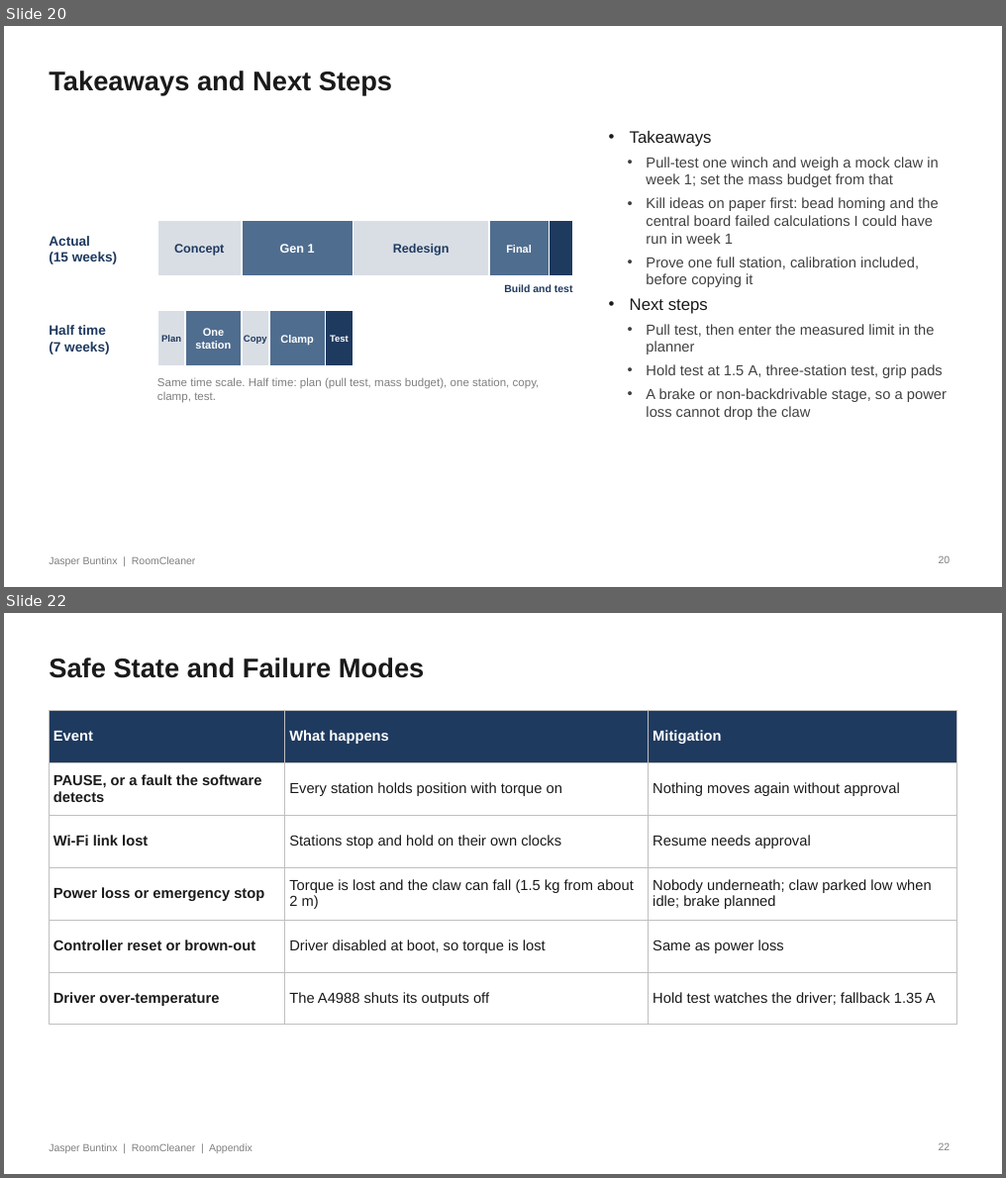
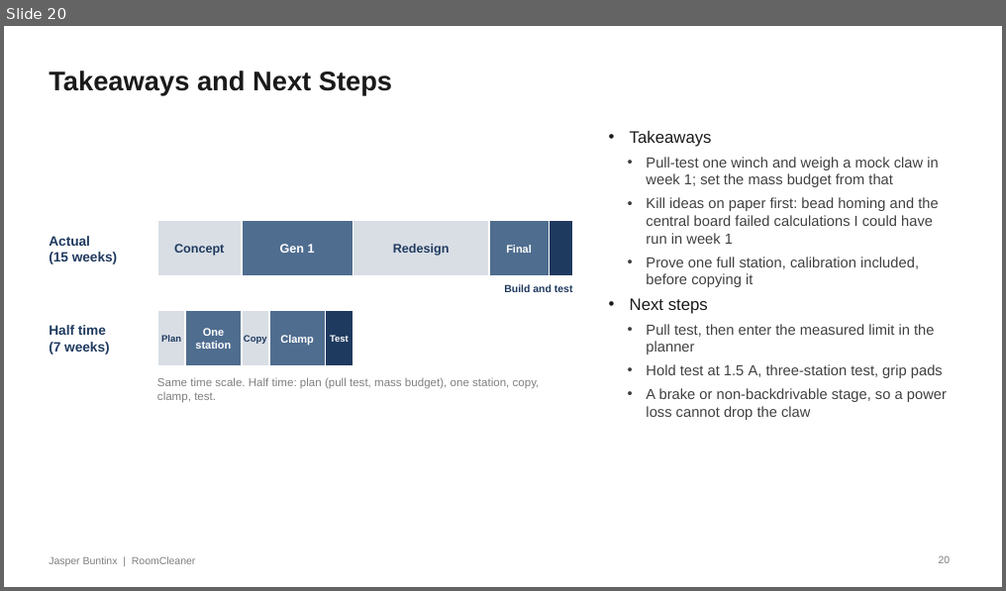
Before and after one commit to Jaspario1199/RoomCleaner, a slide deck: docs/presentation/deck_v8/RoomCleaner_Buntinx_Oct27_v8.pptx. Shown one above the other, each under a label of ours: slides 20 and 22 before the commit, slide 20 after it; the slides between them are not shown. The pictures are 1006x1178 and 1006x591 pixels, drawn with LibreOffice and Linux fonts; fonts in the diff are those of the drawing. Boxes give left, top, right and bottom in pixels: in the first picture for what was removed or moved away, otherwise in the second. Text is boxed around its words. In the diff, an @@ line names an element or a change of style, - is before the commit and + after.

```diff
--- a/docs/presentation/deck_v8/RoomCleaner_Buntinx_Oct27_v8.pptx
+++ b/docs/presentation/deck_v8/RoomCleaner_Buntinx_Oct27_v8.pptx
@@ slide 22 removed at bbox=[4, 613, 1002, 1174], background #FFFFFF @@
@@ text removed at bbox=[49, 658, 424, 678] @@
-Safe State and Failure Modes
@@ table removed at bbox=[49, 710, 957, 1010], 6 rows, 3 columns @@
-Event | What happens | Mitigation
-PAUSE, or a fault the software detects | Every station holds position with torque on | Nothing moves again without approval
-Wi-Fi link lost | Stations stop and hold on their own clocks | Resume needs approval
-Power loss or emergency stop | Torque is lost and the claw can fall (1.5 kg from about 2 m) | Nobody underneath; claw parked low when idle; brake planned
-Controller reset or brown-out | Driver disabled at boot, so torque is lost | Same as power loss
-Driver over-temperature | The A4988 shuts its outputs off | Hold test watches the driver; fallback 1.35 A
@@ text removed at bbox=[49, 1144, 252, 1154] @@
-Jasper Buntinx | RoomCleaner | Appendix
@@ page number removed at bbox=[939, 1144, 950, 1151] @@
-22
```
Also in this commit, not shown: 6 slides changed, 9 other slides removed, 7 other files.
